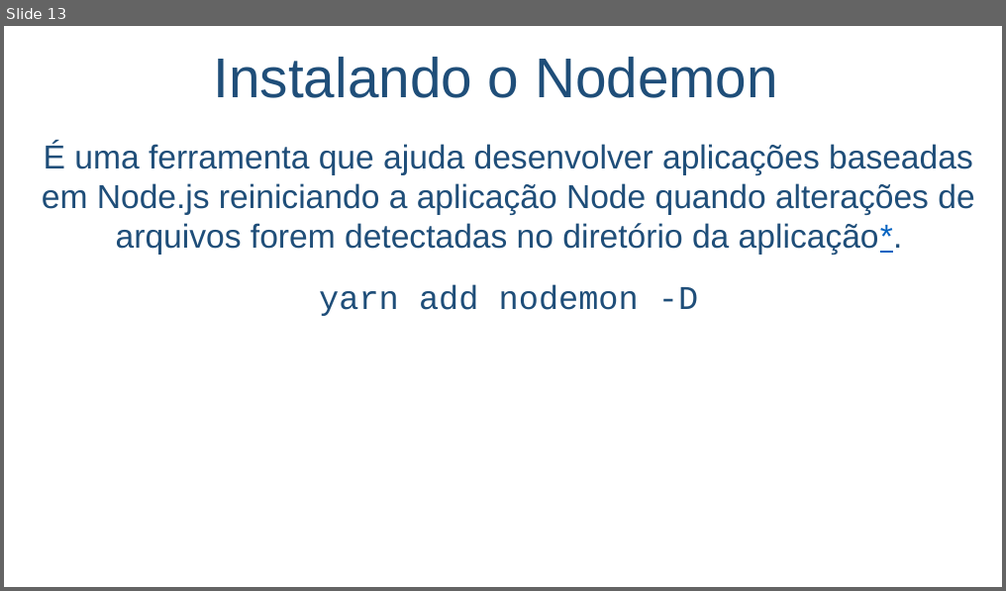
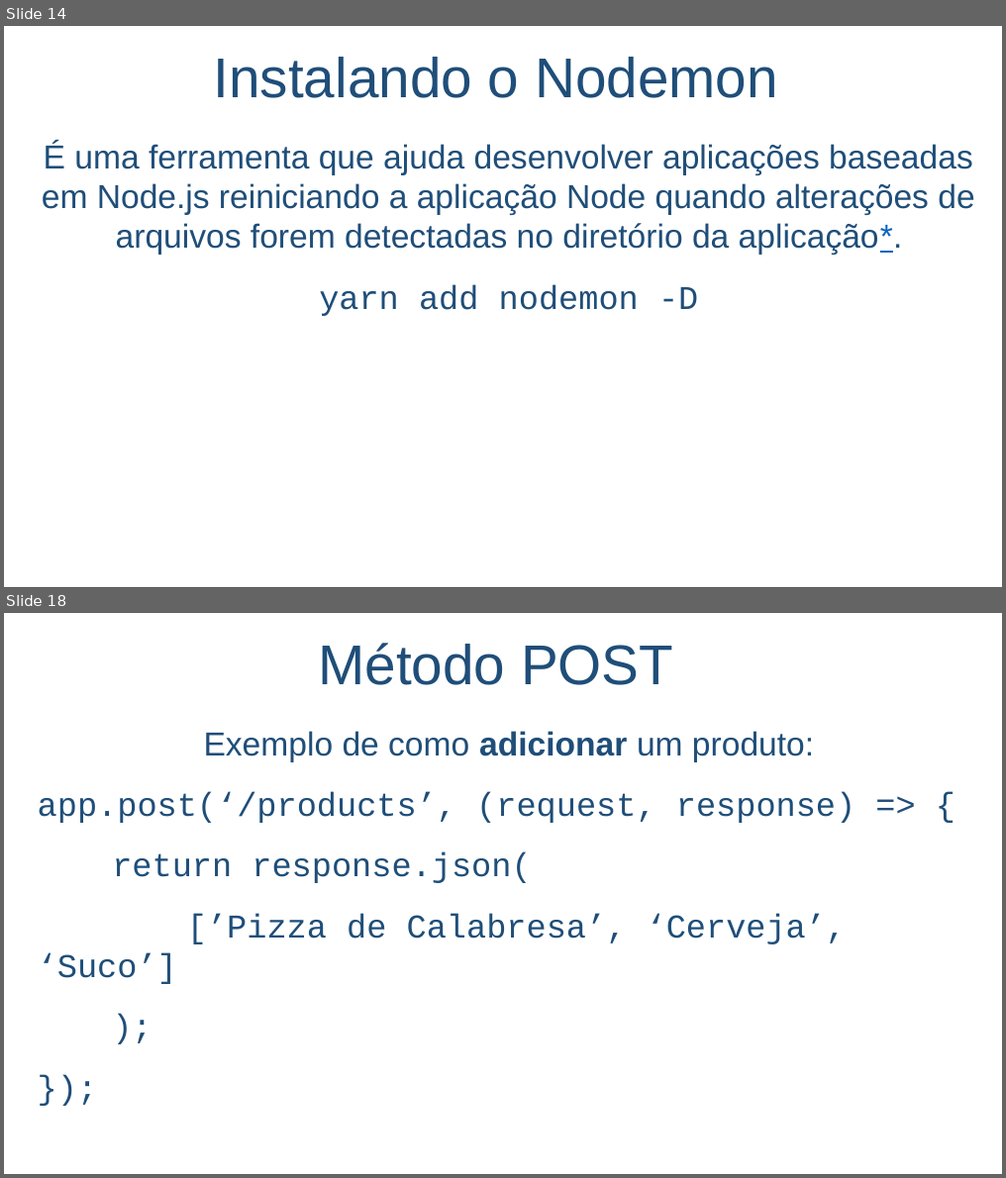
Before and after one commit to salmo-jr/public-slides, a slide deck: node-js.pptx. Shown one above the other, each under a label of ours: slide 13 before the commit, slides 14 and 18 after it; the slides between them are not shown. The pictures are 1006x591 and 1006x1178 pixels, drawn with LibreOffice and Linux fonts; fonts in the diff are those of the drawing; background and template pictures are left out. Boxes give left, top, right and bottom in pixels: in the first picture for what was removed or moved away, otherwise in the second. Text is boxed around its words. In the diff, an @@ line names an element or a change of style, - is before the commit and + after.

```diff
--- a/node-js.pptx
+++ b/node-js.pptx
@@ slide 18 added at [4,613,1002,1174], background picture (left out) @@
@@ text added at [318,643,673,685], 54 pt, text #1F4E79 @@
+Método POST
@@ text added at [38,731,855,984], 32 pt, text #1F4E79 @@
+Exemplo de como adicionar um produto:
+app.post(‘/products’, (request, response) => {
+return response.json(
+[’Pizza de Calabresa’, ‘Cerveja’, ‘Suco’]
+);
+});
@@ what was slide 13 is now slide 14 @@
```
Also in this commit, not shown: 9 slides changed, 14 other slides added.
